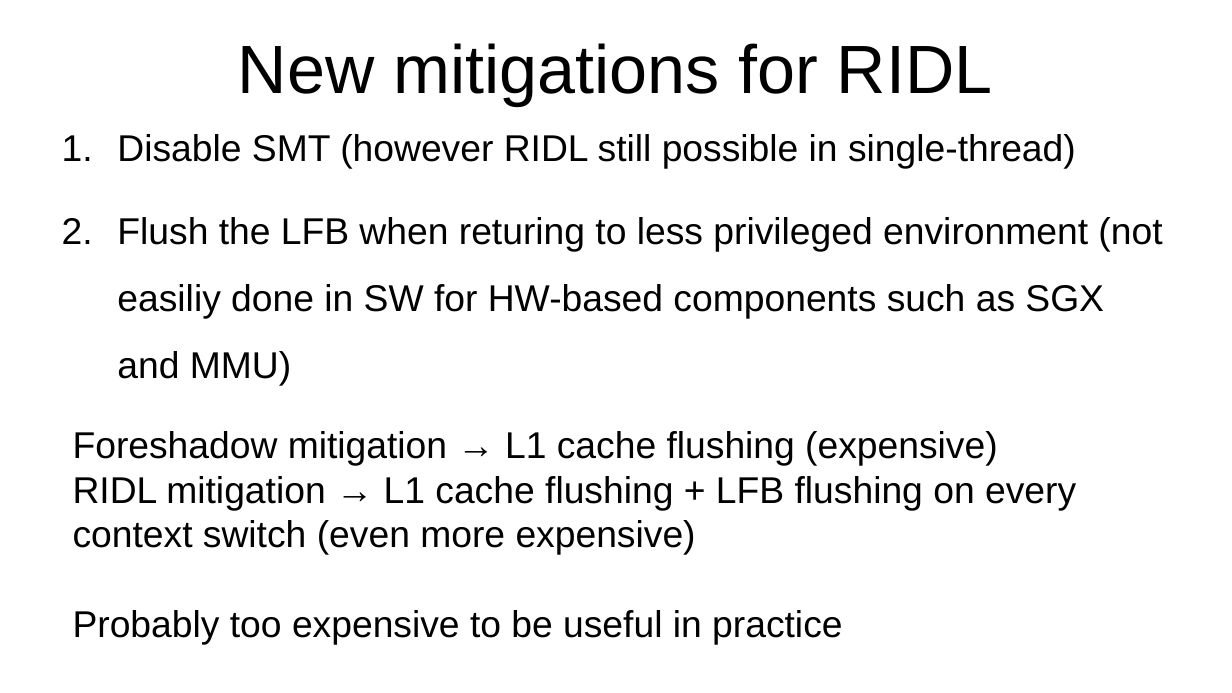
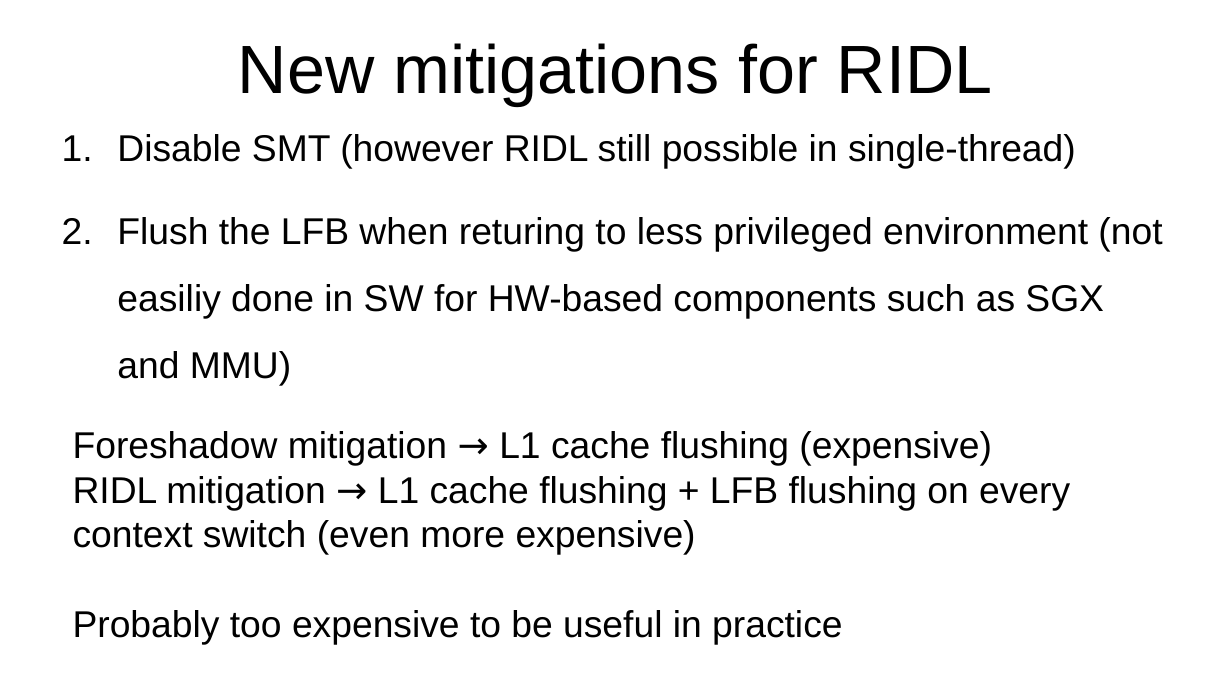
Before and after one commit to Rijndael99/hw_vulnerabilities, a slide deck: slide 14 of presentation1.pptx. Drawn at 1232x693 pixels with LibreOffice and Linux fonts; fonts in the diff are those of the drawing. Boxes give left, top, right and bottom in pixels: in the first picture for what was removed or moved away, otherwise in the second. Text is boxed around its words. In the diff, an @@ line names an element or a change of style, - is before the commit and + after.

```diff
--- a/presentation1.pptx
+++ b/presentation1.pptx
@@ text at box(73, 431, 1070, 555): font Arial to Cabin in "→", "→" @@
```
Also in this commit, not shown: 4 other slides changed, 1 slide added.
